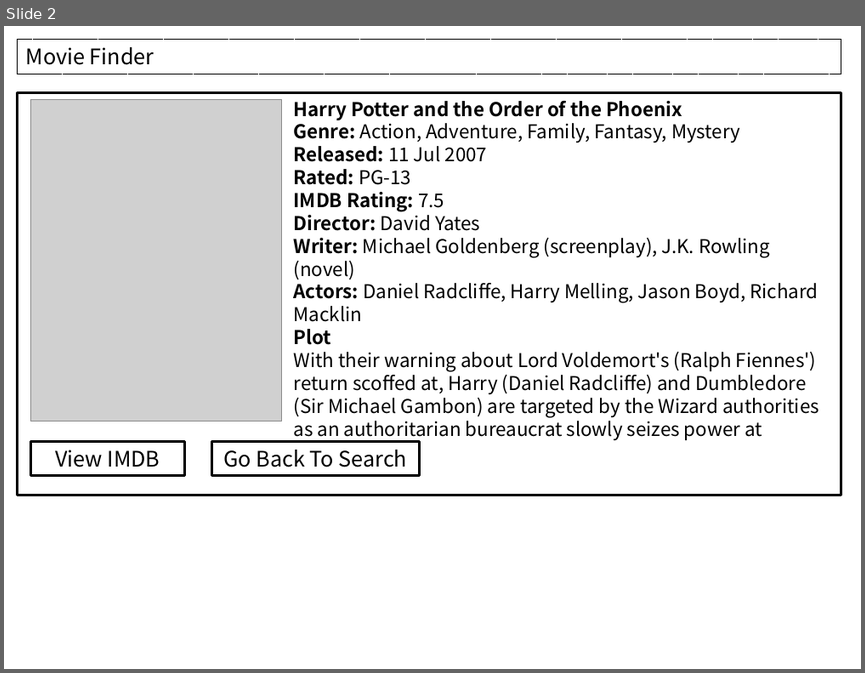
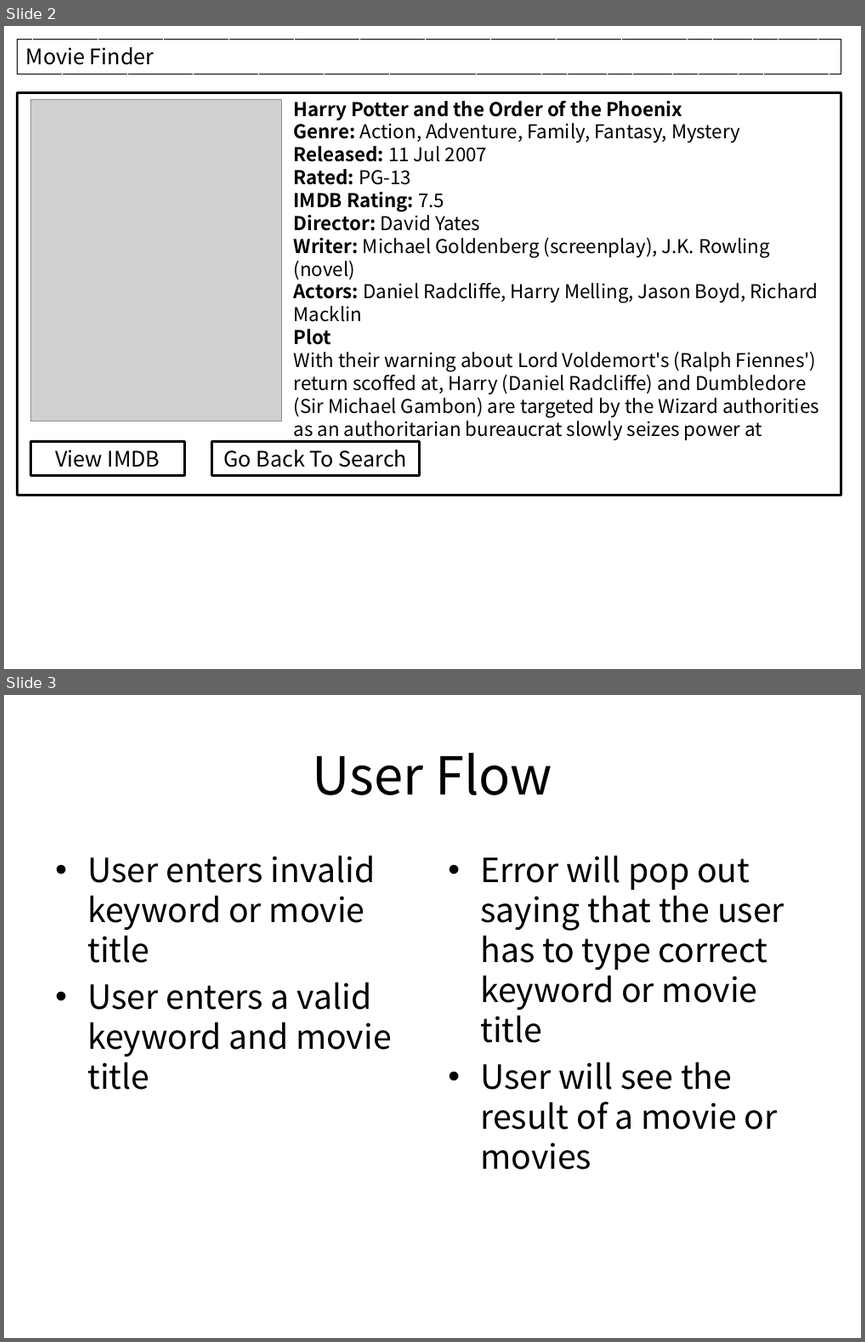
Before and after one commit to mujp13/moviefinder-api, a slide deck: doc/wireframe_movie-api.pptx. Shown one above the other, each under a label of ours: slide 2 before the commit, slides 2 and 3 after it. The pictures are 865x673 and 865x1342 pixels, drawn with LibreOffice and Linux fonts; fonts in the diff are those of the drawing; grey boxes stand for pictures. Boxes give left, top, right and bottom in pixels: in the first picture for what was removed or moved away, otherwise in the second. Text is boxed around its words. In the diff, an @@ line names an element or a change of style, - is before the commit and + after.

```diff
--- a/doc/wireframe_movie-api.pptx
+++ b/doc/wireframe_movie-api.pptx
@@ slide 3 added at [4, 695, 861, 1338], background #FFFFFF @@
@@ title added at [312, 753, 552, 795], 44 pt, text #000000 @@
+User Flow
@@ text added at [87, 855, 392, 1089], 28 pt, text #000000 @@
+• User enters invalid keyword or movie title
+• User enters a valid keyword and movie title
@@ text added at [480, 855, 784, 1169], 28 pt, text #000000 @@
+• Error will pop out saying that the user has to type correct keyword or movie title
+• User will see the result of a movie or movies
```
Also in this commit, not shown: 6 other files.
